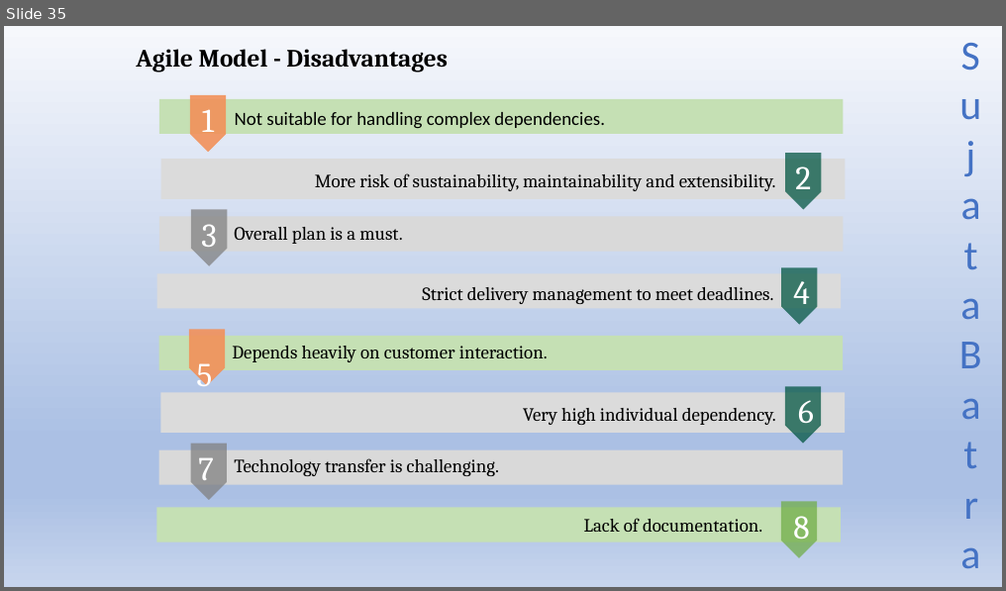
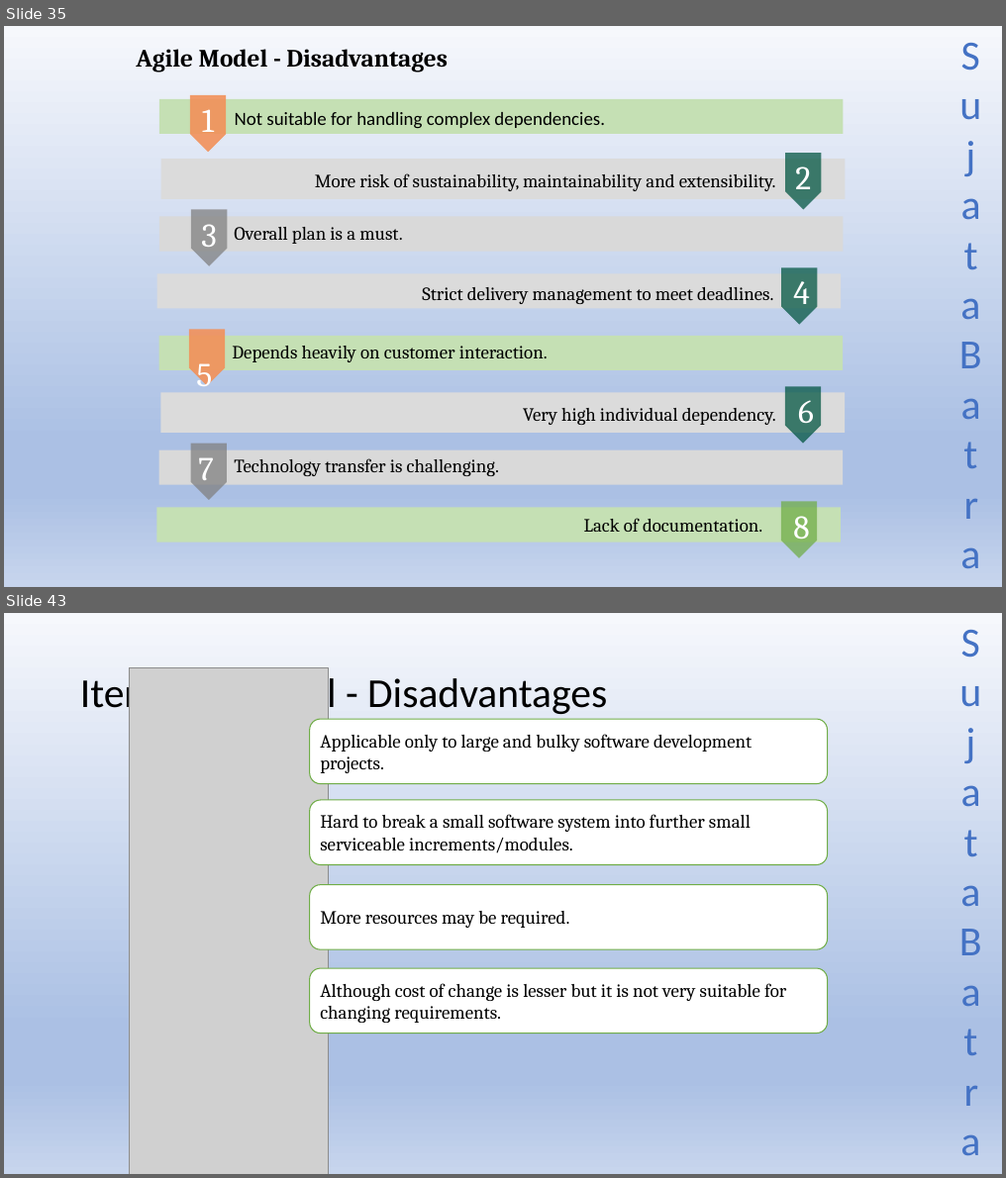
Before and after one commit to Sujatabatra/SapientNov2021QABatch, a slide deck: QA/QA Study Material.pptx. Shown one above the other, each under a label of ours: slide 35 before the commit, slides 35 and 43 after it; the slides between them are not shown. The pictures are 1006x591 and 1006x1178 pixels, drawn with LibreOffice and Linux fonts; fonts in the diff are those of the drawing; grey boxes stand for pictures. Boxes give left, top, right and bottom in pixels: in the first picture for what was removed or moved away, otherwise in the second. Text is boxed around its words. In the diff, an @@ line names an element or a change of style, - is before the commit and + after.

```diff
--- a/QA/QA Study Material.pptx
+++ b/QA/QA Study Material.pptx
@@ slide 43 added at <box>4,613,1002,1174</box>, background gradient #F6F8FC to #ABC0E4 to #C7D5ED; not listed: 1 template element that a slide beside it also shows @@
@@ picture added at <box>129,667,329,1174</box> @@
@@ title added at <box>80,673,607,718</box>, 39.6 pt, text #000000 @@
+Iterative Model - Disadvantages
@@ rounded rectangle added at <box>310,719,828,784</box>, fill #FFFFFF, outline #70AD47 1 pt, 18 pt, text #000000 @@
+Applicable only to large and bulky software development projects.
@@ rounded rectangle added at <box>310,800,828,865</box>, fill #FFFFFF, outline #70AD47 1 pt, 18 pt, text #000000 @@
+Hard to break a small software system into further small serviceable increments/modules.
@@ rounded rectangle added at <box>310,884,828,950</box>, fill #FFFFFF, outline #70AD47 1 pt, 18 pt, text #000000 @@
+More resources may be required.
@@ rounded rectangle added at <box>310,968,828,1034</box>, fill #FFFFFF, outline #70AD47 1 pt, 18 pt, text #000000 @@
+Although cost of change is lesser but it is not very suitable for changing requirements.
```
Also in this commit, not shown: 25 other slides added.
